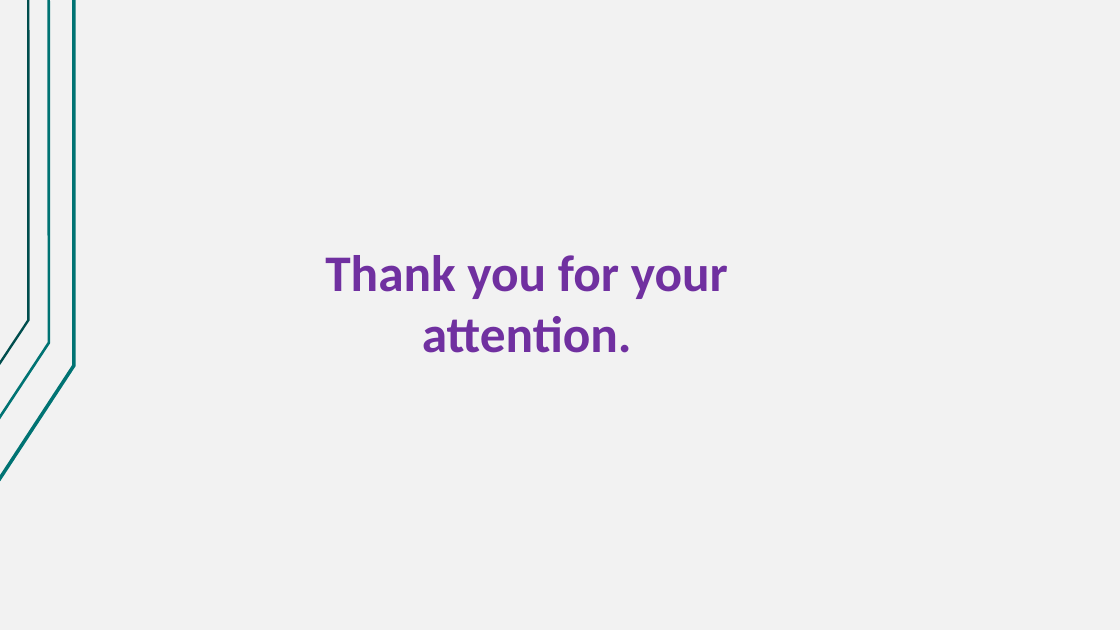
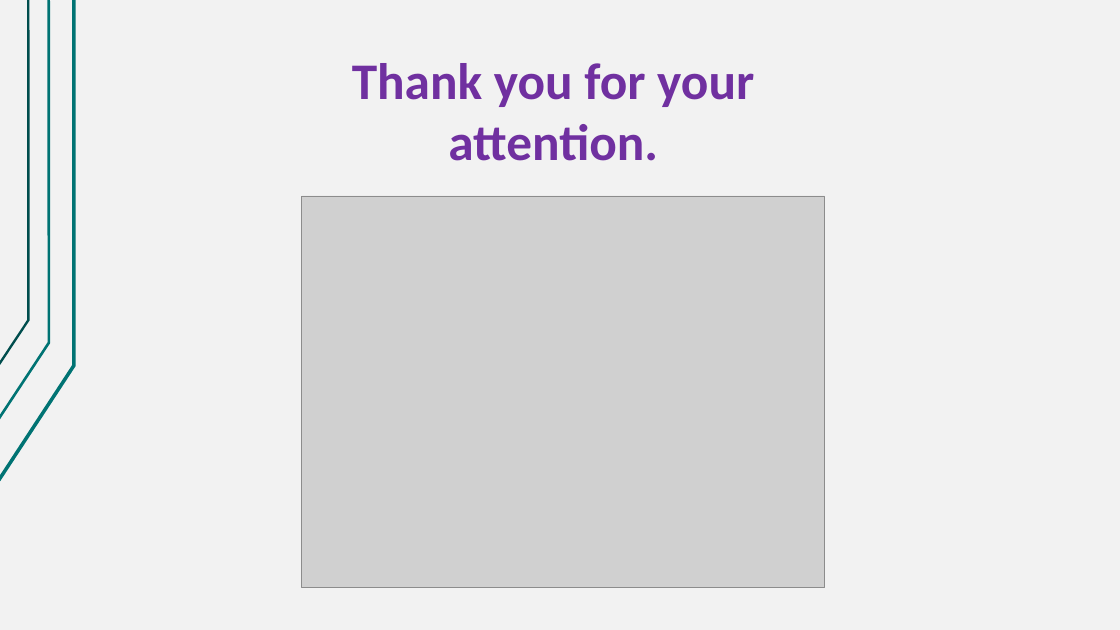
Before and after one commit to Nikolai-Semko/CST8919_Final_Oral_Exam, a slide deck: slide 10 of CST8919_Final_Oral_Exam_Presentation.pptx. Drawn at 1120x630 pixels with LibreOffice and Linux fonts; fonts in the diff are those of the drawing; grey boxes stand for pictures. Boxes give left, top, right and bottom in pixels: in the first picture for what was removed or moved away, otherwise in the second. Text is boxed around its words. In the diff, an @@ line names an element or a change of style, - is before the commit and + after.

```diff
--- a/CST8919_Final_Oral_Exam_Presentation.pptx
+++ b/CST8919_Final_Oral_Exam_Presentation.pptx
@@ text "Thank you for your attention.": place and size @@
-text "Thank you for your attention." at box(325, 255, 728, 353)
+text "Thank you for your attention." at box(352, 63, 754, 161)
@@ picture added at box(302, 196, 824, 588) @@
```
Also in this commit, not shown: 2 other slides changed, 1 other file.
